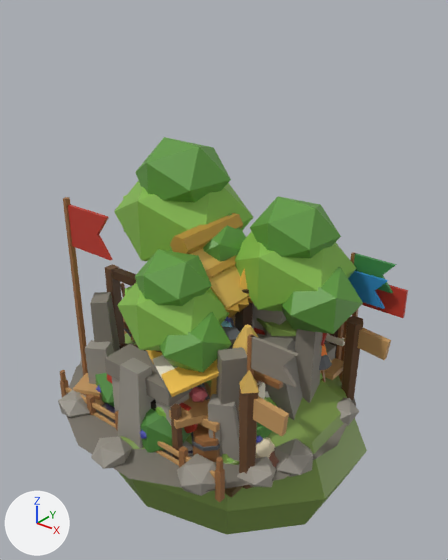
One commit to the glTF model public/models/landmarks.glb: the scene before it, then after it.
The view is the same before and after, from a camera (50 mm lens) standing at (2.42, -2.86, 2.75) and looking at (0.05, 0.1, 0.91). Every picture has the same lights, and +X, +Y and +Z are marked at lower left. The picture after the commit comes second.

The first picture shows 'calling_hearth', 'calling_masons', 'calling_stronghold', 'calling_trader', 'discovery_barrow', 'discovery_grove', 'discovery_oakwood', 'discovery_outcrop', 'discovery_ruins', 'discovery_shrine', 'discovery_starstone', 'discovery_stones' and 3 more.
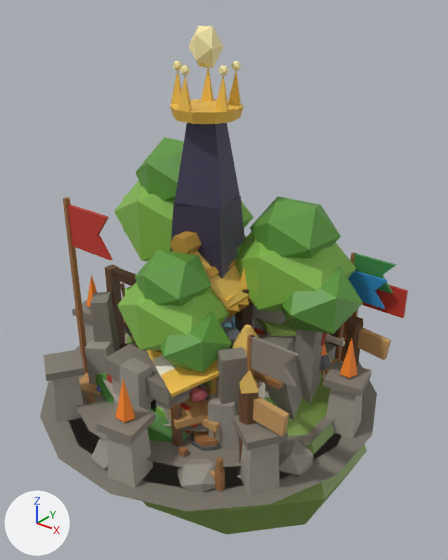
What changed in the scene script:
```text
Add me_discovery_kingstone:
    me_discovery_kingstone.from_pydata(...)  # 452 vertices, 716 faces; spans x -1.18..1.18, y -1.18..1.18, z 0.0..2.51
    me_discovery_kingstone.materials.append(mat_defaultmaterial_009)
Add ob_discovery_kingstone:
    ob_discovery_kingstone = bpy.data.objects.new('discovery_kingstone', me_discovery_kingstone)
    ob_discovery_kingstone.location = (0.0, 0.0, 0.0)
```

Changed parts and their boxes [x1, y1, x2, y2] in the pictures (448 x 560 px):
'discovery_kingstone', added
    after: [40, 25, 377, 511]
'discovery_starstone', unchanged, covered by the edit
    before: [58, 316, 359, 496]
    after: [71, 321, 340, 493]
